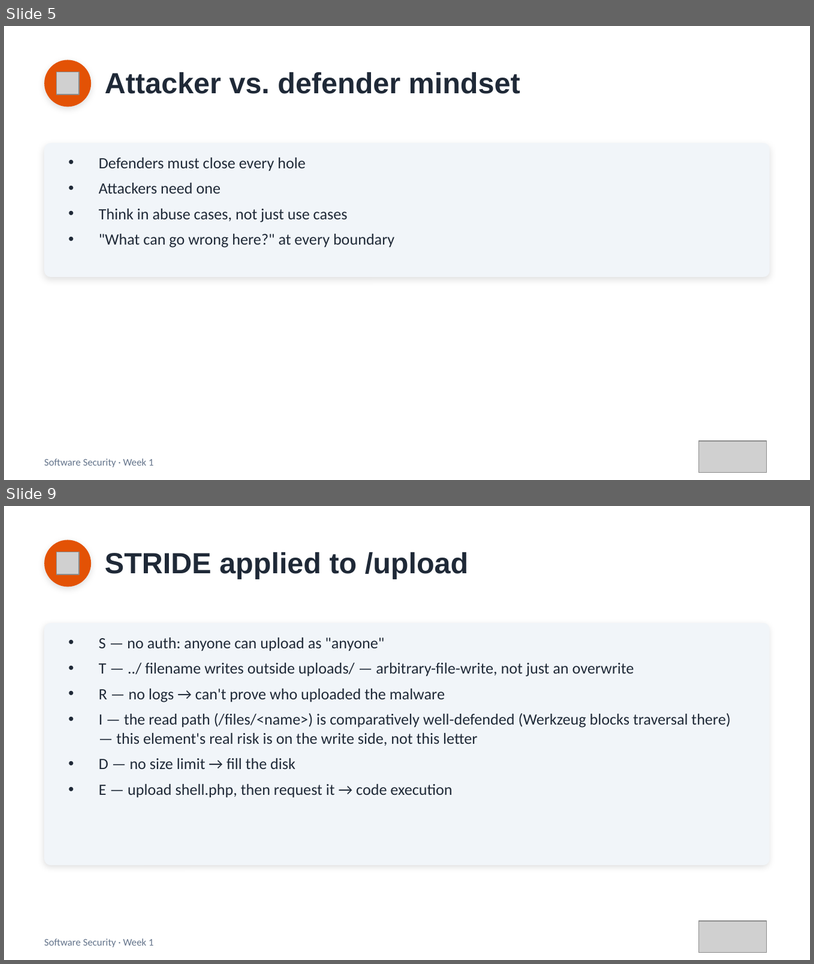
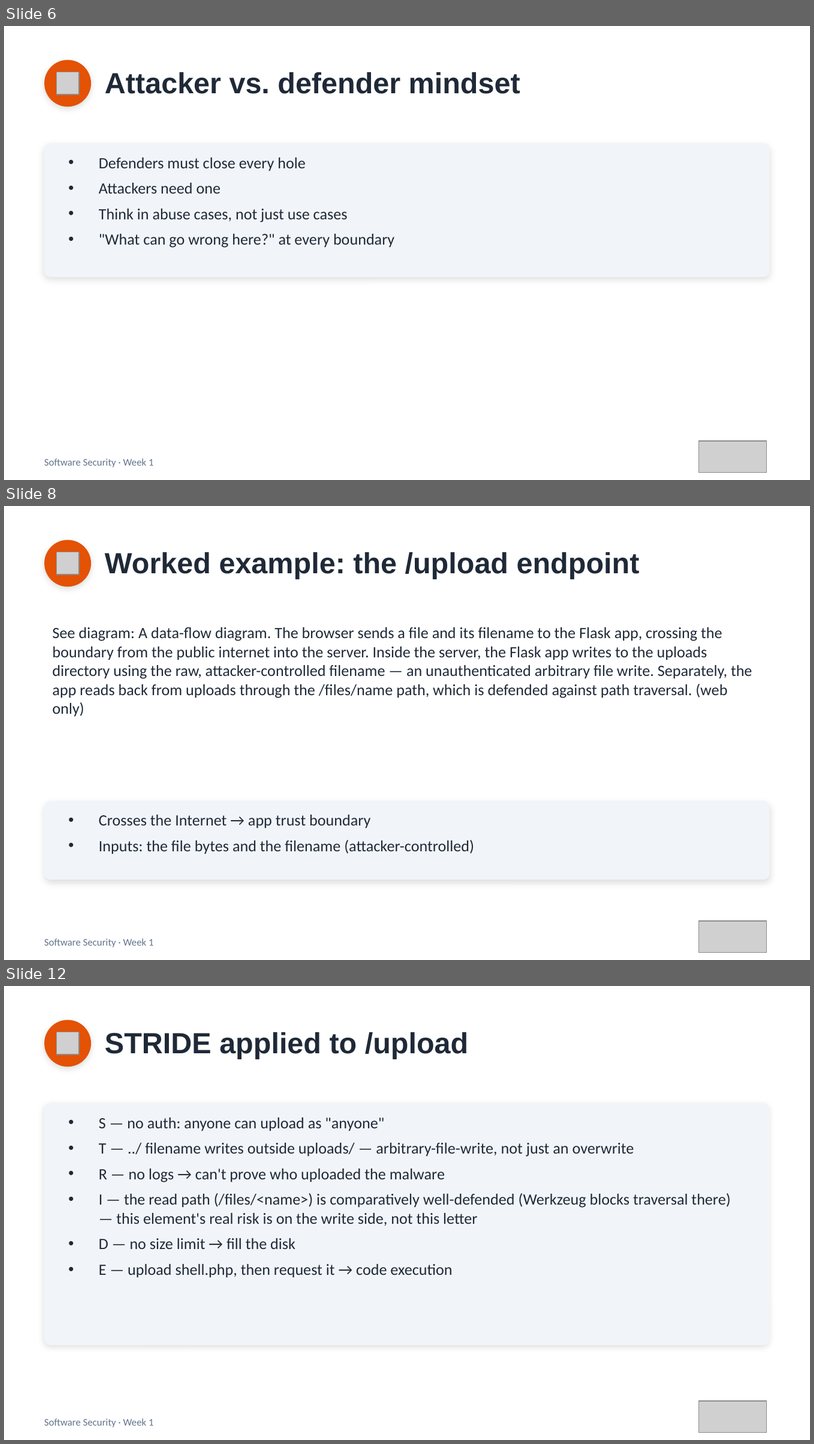
Before and after one commit to 6531503085Sutapat/software-security, a slide deck: slides/pptx/week01.pptx. Shown one above the other, each under a label of ours: slides 5 and 9 before the commit, slides 6, 8 and 12 after it; the slides between them are not shown. The pictures are 814x964 and 814x1444 pixels, drawn with LibreOffice and Linux fonts; fonts in the diff are those of the drawing; grey boxes stand for pictures. Boxes give left, top, right and bottom in pixels: in the first picture for what was removed or moved away, otherwise in the second. Text is boxed around its words. In the diff, an @@ line names an element or a change of style, - is before the commit and + after.

```diff
--- a/slides/pptx/week01.pptx
+++ b/slides/pptx/week01.pptx
@@ slide 8 added at bbox=[4, 506, 810, 960], background #FFFFFF @@
@@ ellipse added at bbox=[44, 540, 91, 586], fill #E35205 @@
@@ picture added at bbox=[56, 552, 79, 574] @@
@@ text added at bbox=[105, 552, 640, 579], 26 pt, text #1F2937, bold @@
+Worked example: the /upload endpoint
@@ text added at bbox=[53, 627, 752, 717], 14 pt, text #1F2937 @@
+See diagram: A data-flow diagram. The browser sends a file and its filename to the Flask app, crossing the boundary from the public internet into the server. Inside the server, the Flask app writes to the uploads directory using the raw, attacker-controlled filename — an unauthenticated arbitrary file write. Separately, the app reads back from uploads through the /files/name path, which is defended against path traversal. (web only)
@@ rounded rectangle added at bbox=[44, 801, 770, 879], fill #F1F5F9 @@
@@ text added at bbox=[99, 814, 474, 854], 14 pt, text #1F2937 @@
+• Crosses the Internet → app trust boundary
+• Inputs: the file bytes and the filename (attacker-controlled)
@@ picture added at bbox=[699, 921, 767, 952] @@
@@ text added at bbox=[44, 938, 154, 947], 9 pt, text #64748B @@
+Software Security · Week 1
@@ what was slide 5 is now slide 6 @@
@@ what was slide 9 is now slide 12 @@
```
Also in this commit, not shown: 5 slides changed, 3 other slides added, 6 other files.
